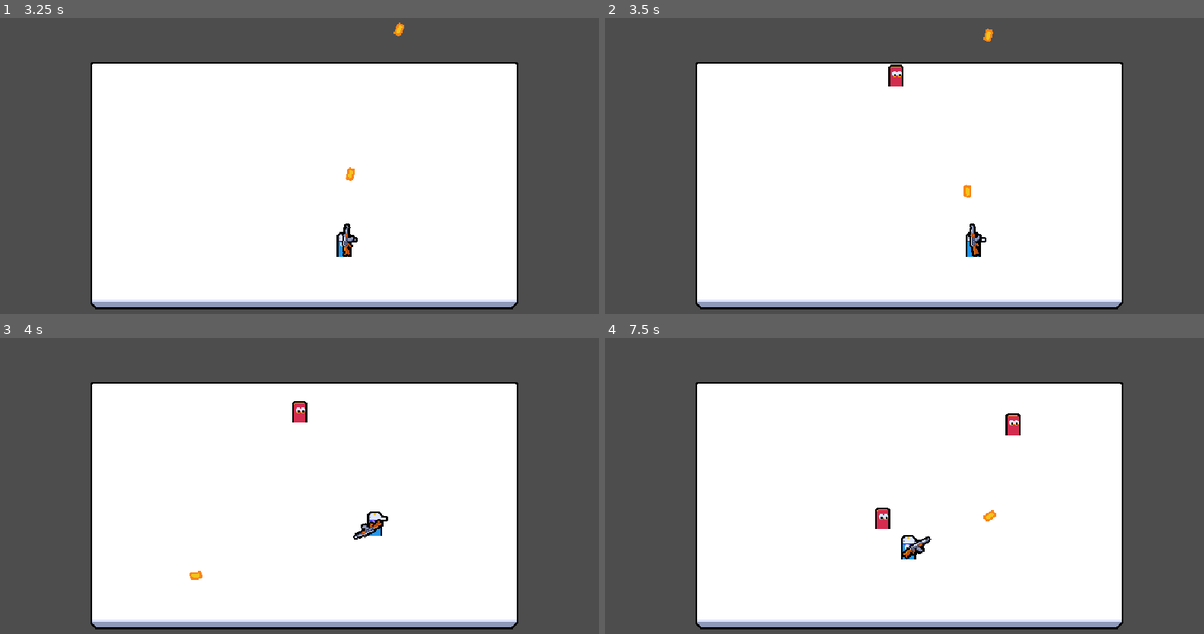
Above: before the commit, frames 1-4 (two rows, left to right).
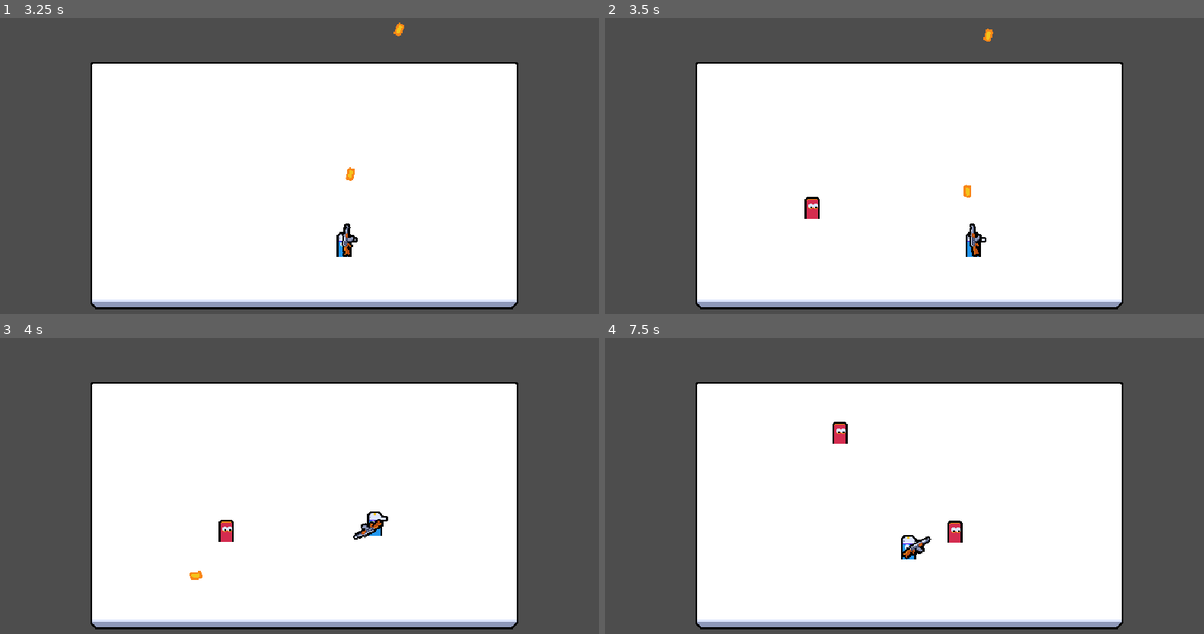
Above: after the commit, the same moments.

Repository: smarshallprice/hazmat-heroes
Game: Godot game, scene res://ui/main_menu/main_menu.tscn
Same seed, same stepped clock (60 frames per second), same inputs: the game is played once before the commit and once after it.
Inputs (mouse positions are in pixels of both pictures, inside the frame that each line leads up to):
- Up to frame 1 (3.25 s): tap Enter at 0.5 s; move the mouse to (437, 163) at 0.52 s; press the mouse at (437, 163) at 0.53 s; hold D (move_right) 0.53-1.25 s; release the mouse at (437, 163) at 1.25 s; click "Host" at 1.25 s; tap Space at 2 s; move the mouse to (179, 198) at 2.02 s; hold S (move_down) 2.03-2.78 s; click (179, 198) at 2.1 s; move the mouse to (365, 106) at 2.77 s; press the mouse at (365, 106) at 2.78 s; hold D (move_right) from 2.78 s (still down)
- Up to frame 2 (3.5 s): keep holding D (move_right)
- Up to frame 3 (4 s): move the mouse to (275, 568) at 3.52 s; release D (move_right) at 3.53 s; release the mouse at (275, 568) at 3.53 s; hold W (move_up) from 3.53 s (still down); click (275, 568) at 3.6 s
- Up to frame 4 (7.5 s): move the mouse to (1090, 551) at 4.27 s; release W (move_up) at 4.28 s; press the mouse at (1090, 551) at 4.28 s; hold A (move_left) 4.28-5.78 s; move the mouse to (724, 450) at 5.02 s; release the mouse at (724, 450) at 5.03 s; click (724, 450) at 5.1 s; move the mouse to (940, 500) at 5.77 s; press the mouse at (940, 500) at 5.78 s; hold S (move_down) 5.78-6.53 s; move the mouse to (820, 414) at 6.52 s; release the mouse at (820, 414) at 6.53 s; hold D (move_right) 6.53-7.28 s; click (820, 414) at 6.6 s; move the mouse to (1042, 483) at 7.27 s; press the mouse at (1042, 483) at 7.28 s; hold W (move_up) from 7.28 s (still down)

Frame 1 is identical in both runs. In frame 2, 0.4% of the frame differs, in the area x 33-50%, y 15-68%; in frame 3, 0.4%; in frame 4, 0.8%, in the area x 37-70%, y 25-70%.

Commit message:
warning cleanup

Diff:
--- a/entities/bullet/bullet.gd
+++ b/entities/bullet/bullet.gd
@@ -15,8 +15,8 @@
 func _process(delta: float) -> void:
     global_position += direction * SPEED * delta
 
-func start(direction:Vector2):
-    self.direction = direction
+func start(dir:Vector2):
+    direction = dir
     rotation = direction.angle()
 
 func register_collision():
--- a/entities/enemy/enemy.gd
+++ b/entities/enemy/enemy.gd
@@ -14,7 +14,7 @@
         acquire_target()
         health_component.died.connect(_on_died)
 
-func _process(delta: float) -> void:
+func _process(_delta: float) -> void:
     if is_multiplayer_authority():
         #returns normalize directrion pointing to target position
         velocity = global_position.direction_to(target_position) * 40
--- a/entities/player/player.gd
+++ b/entities/player/player.gd
@@ -22,7 +22,7 @@
 # 		create_bullet()
 
 
-func _process(delta: float) -> void:
+func _process(_delta: float) -> void:
 	weapon_root.look_at(weapon_root.global_position + player_input_syncronizer_component.aim_vector)
 	#as if of now, this is only the server. The client only as authority over input synchronizer
 	if is_multiplayer_authority():
--- a/manager/enemy_manager.gd
+++ b/manager/enemy_manager.gd
@@ -56,8 +56,8 @@
     spawned_enemies += 1
 
 func get_random_spawn_position():
-    var x = randi_range(0, spawn_rect.size.x)
-    var y = randi_range(0, spawn_rect.size.y)
+    var x = randf_range(0, spawn_rect.size.x)
+    var y = randf_range(0, spawn_rect.size.y)
 
     return spawn_rect.global_position + Vector2(x,y)
 
